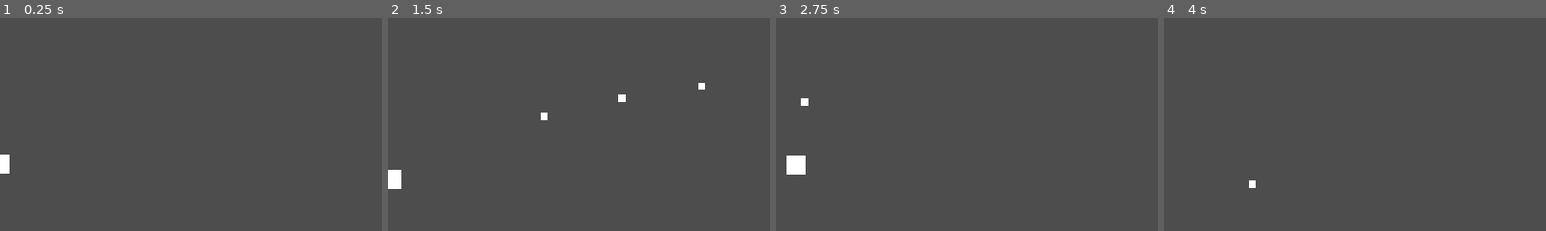
Above: before the commit, frames 1-4 (left to right).
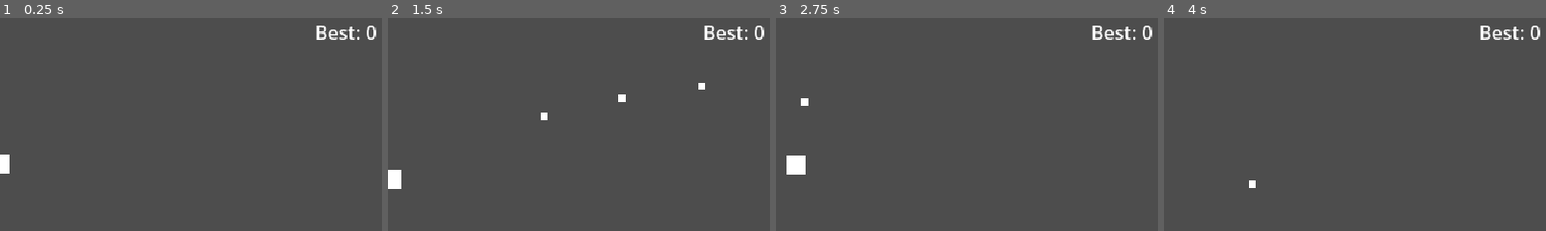
Above: after the commit, the same moments.

Repository: jonjud/survivor-arena
Game: Godot game, scene res://scenes/main.tscn
Same seed, same stepped clock (60 frames per second), same inputs: the game is played once before the commit and once after it.
Inputs (mouse positions are % of the whole screen's width and height, from its top left):
- Up to frame 1 (0.25 s): no input
- Up to frame 2 (1.5 s): tap Enter at 0.5 s; move the mouse to (72, 45) at 0.52 s; press the mouse at (72, 45) at 0.53 s; hold D (move_right) 0.53-1.28 s; move the mouse to (30, 55) at 1.27 s; release the mouse at (30, 55) at 1.28 s; hold S (move_down) from 1.28 s (still down); click (30, 55) at 1.35 s
- Up to frame 3 (2.75 s): move the mouse to (60, 28) at 2.02 s; release S (move_down) at 2.03 s; press the mouse at (60, 28) at 2.03 s; hold D (move_right) from 2.03 s (still down)
- Up to frame 4 (4 s): move the mouse to (45, 70) at 2.77 s; release D (move_right) at 2.78 s; release the mouse at (45, 70) at 2.78 s; hold W (move_up) 2.78-3.53 s; click (45, 70) at 2.85 s; move the mouse to (80, 65) at 3.52 s; press the mouse at (80, 65) at 3.53 s; hold A (move_left) from 3.53 s (still down)
The pictures show only the part of the screen within x 50-100%, y 16-66%; the shares and areas given below are measured in that part.

The runs differ from the first frame. In frame 1, 0.5% of the frame differs, in the area x 82-99%, y 3-11%; in frame 2, 0.5%; in frame 3, 0.5%; in frame 4, 0.5%.

Commit message:
feat: add SaveSystem autoload and persistent high score

Diff:
--- a/project.godot
+++ b/project.godot
@@ -14,6 +14,10 @@
 run/main_scene="uid://doj1c0i357fbt"
 config/features=PackedStringArray("4.7", "GL Compatibility")
 config/icon="res://icon.svg"
+
+[autoload]
+
+SaveSystem="*uid://cr7ctdowk8miw"
 
 [display]
 
--- a/scenes/ui/GameOverScreen.tscn
+++ b/scenes/ui/GameOverScreen.tscn
@@ -41,6 +41,11 @@
 layout_mode = 2
 text = "GAME OVER"
 
+[node name="NewBestLabel" type="Label" parent="Control/VBoxContainer" unique_id=2146768447]
+layout_mode = 2
+theme_override_colors/font_color = Color(1, 1, 0, 1)
+text = "NEW BEST!"
+
 [node name="RestartButton" type="Button" parent="Control/VBoxContainer" unique_id=1873083440]
 layout_mode = 2
 text = "Restart Button"
--- a/scenes/ui/HUD.tscn
+++ b/scenes/ui/HUD.tscn
@@ -44,3 +44,8 @@
 layout_mode = 2
 text = "Score : 0"
 horizontal_alignment = 2
+
+[node name="BestLabel" type="Label" parent="TopRight/VBoxContainer" unique_id=592962013]
+layout_mode = 2
+text = "Best : 0"
+horizontal_alignment = 2
--- /dev/null
+++ b/scripts/core/save_system.gd
@@ -0,0 +1,45 @@
+extends Node
+## Autoload: เก็บข้อมูล key-value ลงไฟล์ JSON ใน user://
+
+const SAVE_PATH: String = "user://save.json"
+
+var _data: Dictionary = {}
+var _loaded: bool = false
+
+
+func get_value(key: String, default: Variant = null) -> Variant:
+	_ensure_loaded()
+	return _data.get(key, default)
+
+
+func set_value(key: String, value: Variant) -> void:
+	_ensure_loaded()  # กันเขียนทับไฟล์เดิมด้วย _data ที่ว่าง
+	_data[key] = value
+	_save_to_disk()
+
+
+func _ensure_loaded() -> void:
+	if _loaded:
+		return
+	_loaded = true
+	if not FileAccess.file_exists(SAVE_PATH):
+		print("[Save] ไม่มีไฟล์เซฟ")
+		return
+	var text: String = FileAccess.get_file_as_string(SAVE_PATH)
+	var parsed: Variant = JSON.parse_string(text)
+	print("[Save] อ่านไฟล์: '", text, "'")
+	if parsed is Dictionary:
+		_data = parsed
+	else:
+		push_warning("SaveSystem: ไฟล์เซฟอ่านไม่ได้")
+
+
+func _save_to_disk() -> void:
+	var file: FileAccess = FileAccess.open(SAVE_PATH, FileAccess.WRITE)
+	if file == null:
+		push_warning("SaveSystem: เขียนไม่ได้ (error %d)" % FileAccess.get_open_error())
+		return
+	file.store_string(JSON.stringify(_data))
+	file.close()  # ปิดชัด ๆ ให้ flush ลงดิสก์แน่นอน
+	# ตัวเช็กชั่วคราว: อ่านกลับทันทีว่าลงดิสก์จริงไหม
+	#print("[Save] เขียนแล้ว อ่านกลับ: '", FileAccess.get_file_as_string(SAVE_PATH), "'")
--- a/scripts/ui/game_over_screen.gd
+++ b/scripts/ui/game_over_screen.gd
@@ -3,16 +3,22 @@
 ## ซ่อนตัวเองไว้ก่อน แล้วแสดงเมื่อผู้เล่นตาย
 
 @onready var _restart_button: Button = $Control/VBoxContainer/RestartButton
-
+@onready var _new_best_label: Label = $Control/VBoxContainer/NewBestLabel  #
 
 func _ready() -> void:
 	hide()
+	_new_best_label.hide()  # NEW
 	_restart_button.pressed.connect(_on_restart_pressed)
-	# หาผู้เล่นผ่าน group แล้วฟัง signal died
 	var player: Player = get_tree().get_first_node_in_group("player") as Player
 	if player:
-		player.died.connect(show)
+		player.died.connect(_on_player_died)  # NEW
 
+# NEW ตอนตายค่อยเช็กว่าทำสถิติใหม่ไหม แล้วแสดงหน้าจอ
+func _on_player_died() -> void:
+	var keeper: ScoreKeeper = get_tree().get_first_node_in_group("score_keeper") as ScoreKeeper
+	if keeper:
+		_new_best_label.visible = keeper.is_new_best
+	show()
 
 func _on_restart_pressed() -> void:
 	get_tree().reload_current_scene()
--- a/scripts/ui/hud.gd
+++ b/scripts/ui/hud.gd
@@ -3,9 +3,9 @@
 ## แสดง HP bar ของผู้เล่น โดยฟัง signal ไม่ดึงค่าเอง
 
 @onready var _health_bar: ProgressBar = $MarginContainer/HealthBar
-@onready var _wave_label: Label = $TopRight/VBoxContainer/WaveLabel  #NEW path ใหม่
-@onready var _score_label: Label = $TopRight/VBoxContainer/ScoreLabel  #NEW
-
+@onready var _wave_label: Label = $TopRight/VBoxContainer/WaveLabel
+@onready var _score_label: Label = $TopRight/VBoxContainer/ScoreLabel
+@onready var _best_label: Label = $TopRight/VBoxContainer/BestLabel #NEW
 
 func _ready() -> void:
 	_connect_player()
@@ -46,12 +46,17 @@
 		return
 	keeper.score_changed.connect(_on_score_changed)
 	_on_score_changed(keeper.score)
+	keeper.high_score_changed.connect(_on_high_score_changed)  # NEW
+	_on_high_score_changed(keeper.high_score)                  # NEW
 
 
-# NEW
+
 func _on_score_changed(score: int) -> void:
 	_score_label.text = "Score: %d" % score
 
-# NEW
 func _on_wave_started(wave: int) -> void:
 	_wave_label.text = "Wave %d" % wave
+
+# NEW
+func _on_high_score_changed(high_score: int) -> void:
+	_best_label.text = "Best: %d" % high_score
--- a/scripts/ui/score_keeper.gd
+++ b/scripts/ui/score_keeper.gd
@@ -1,12 +1,28 @@
 class_name ScoreKeeper
 extends Node
-## รวมคะแนน ไม่รู้จักศัตรูหรือ UI รับแค่ค่าที่ส่งมา
+## รวมคะแนน + จัดการ high score
 
 signal score_changed(score: int)
+signal high_score_changed(high_score: int)
+
+const HIGH_SCORE_KEY: String = "high_score"
 
 var score: int = 0
+var high_score: int = 0
+var is_new_best: bool = false
+
+
+func _init() -> void:
+	# โหลดตอนสร้าง node ให้พร้อมก่อน HUD._ready
+	high_score = int(SaveSystem.get_value(HIGH_SCORE_KEY, 0))
+	#print("[Score] high_score ตอนเริ่ม = ", high_score)
 
 
 func add_score(amount: int) -> void:
 	score += amount
 	score_changed.emit(score)
+	if score > high_score:
+		high_score = score
+		is_new_best = true
+		SaveSystem.set_value(HIGH_SCORE_KEY, high_score)
+		high_score_changed.emit(high_score)
Not shown, added: scripts/core/save_system.gd.uid
